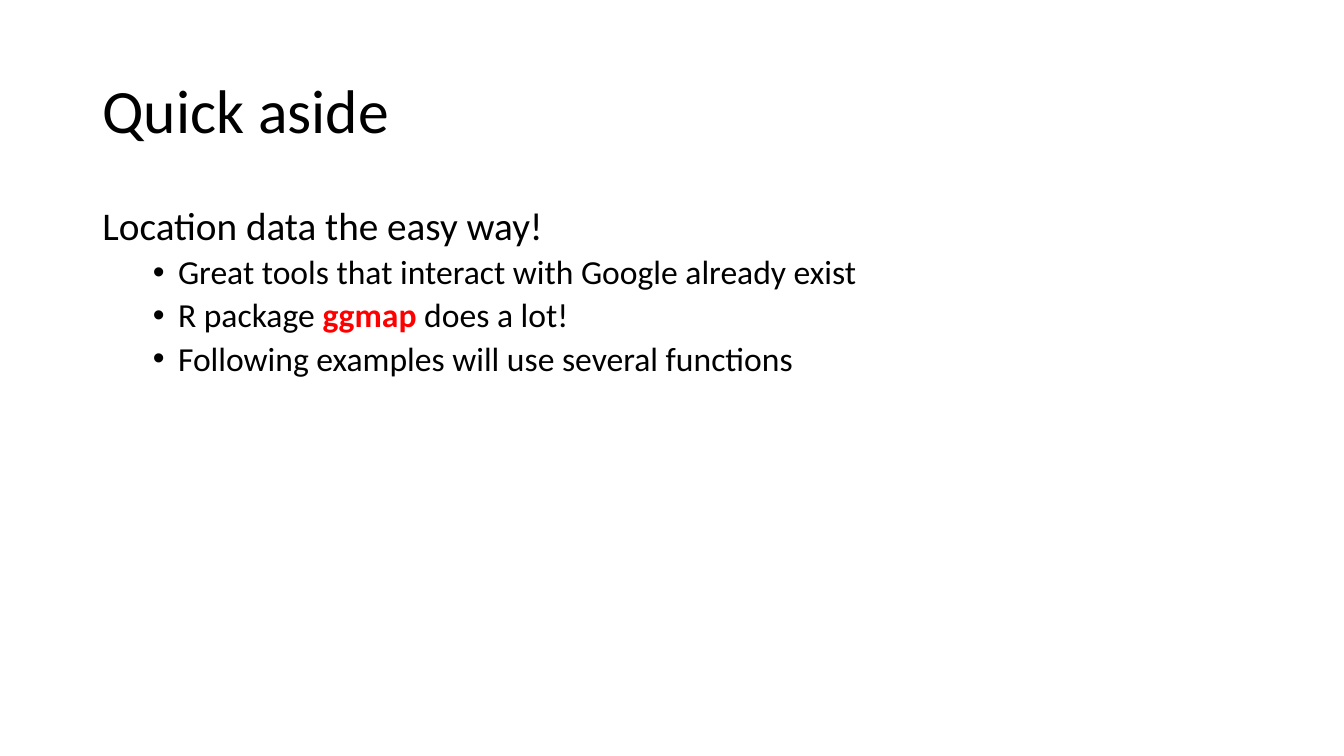
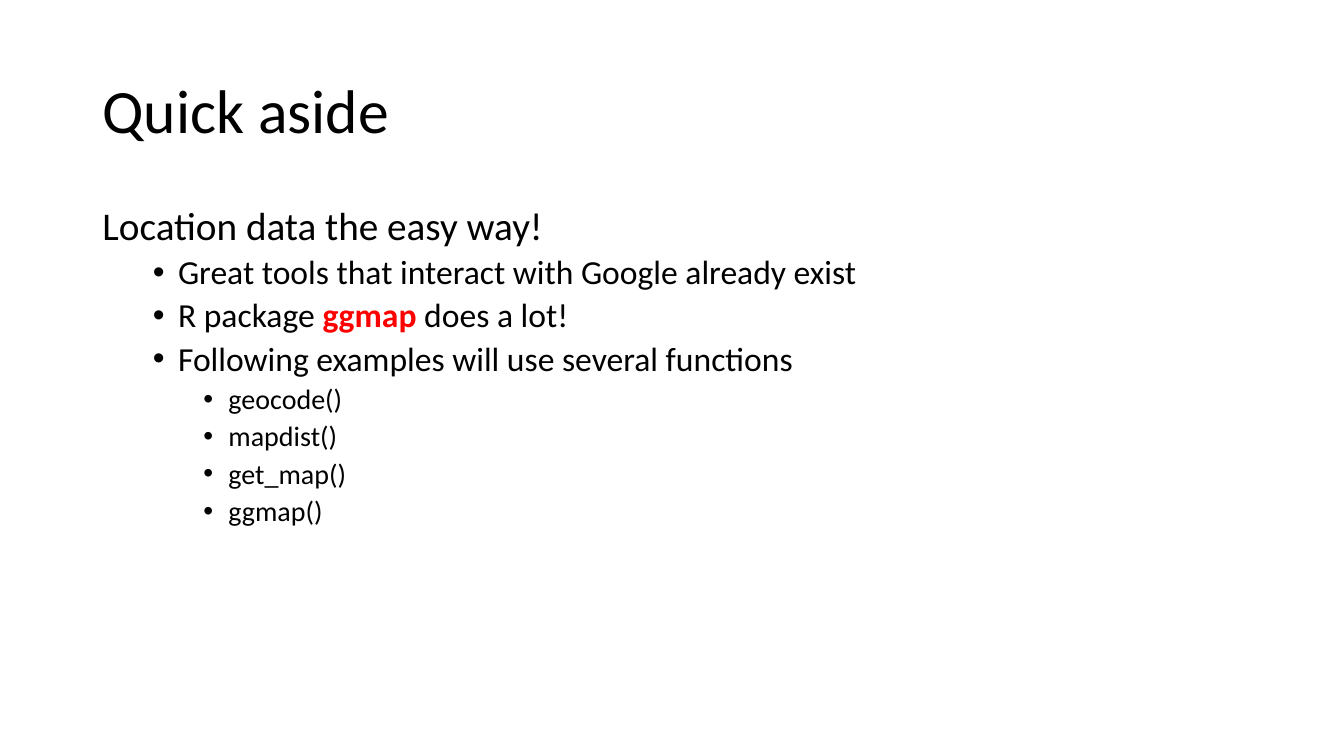
Before and after one commit to nrjjones/BuildingContextualData, a slide deck: slide 44 of presentation/Jones - Contextual Data Presentation.pptx. Drawn at 1344x756 pixels with LibreOffice and Linux fonts; fonts in the diff are those of the drawing. Boxes give left, top, right and bottom in pixels: in the first picture for what was removed or moved away, otherwise in the second. Text is boxed around its words. In the diff, an @@ line names an element or a change of style, - is before the commit and + after.

```diff
--- a/presentation/Jones - Contextual Data Presentation.pptx
+++ b/presentation/Jones - Contextual Data Presentation.pptx
@@ text at box(228, 388, 346, 526): paragraphs added @@
+    • geocode()
+    • mapdist()
+    • get_map()
+    • ggmap()
```
Also in this commit, not shown: 8 other slides changed, 2 other files.
